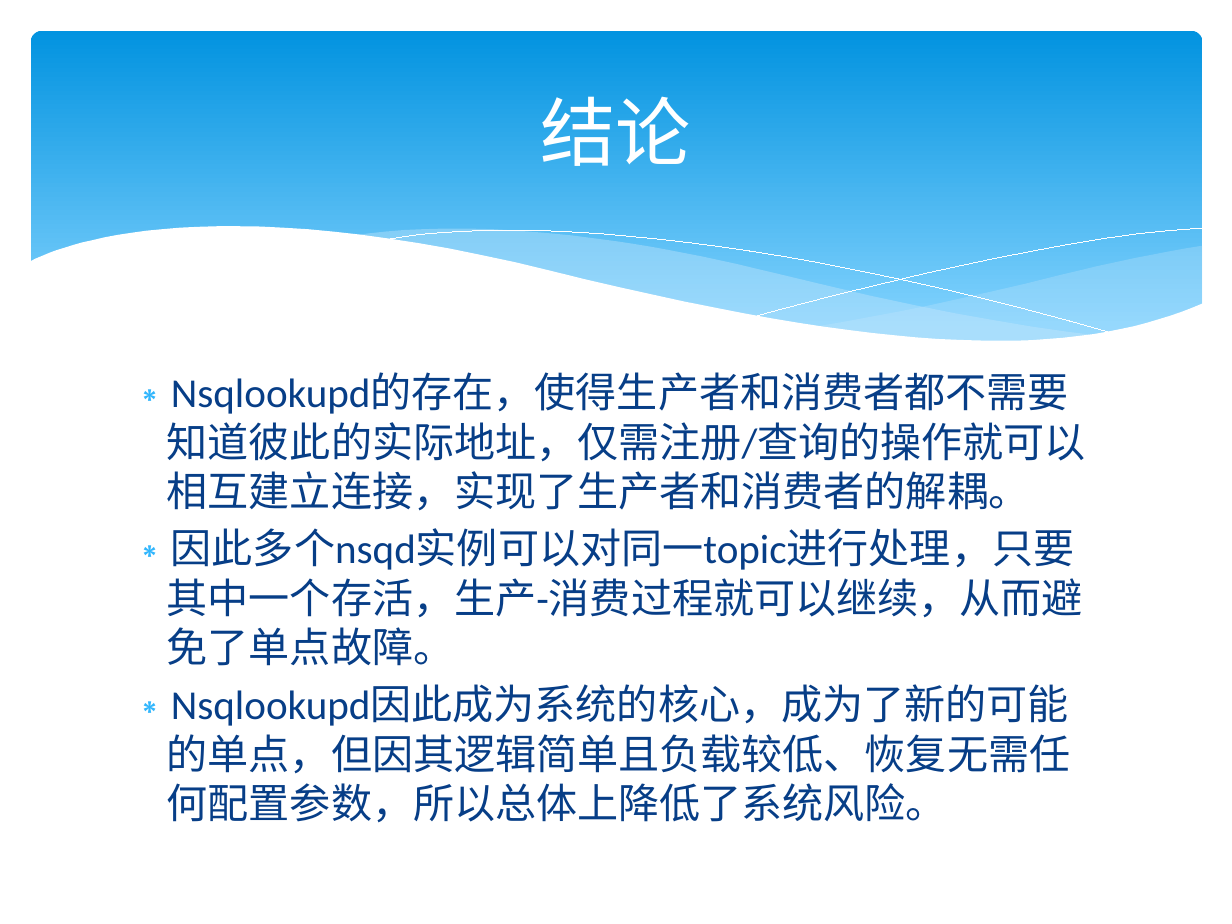
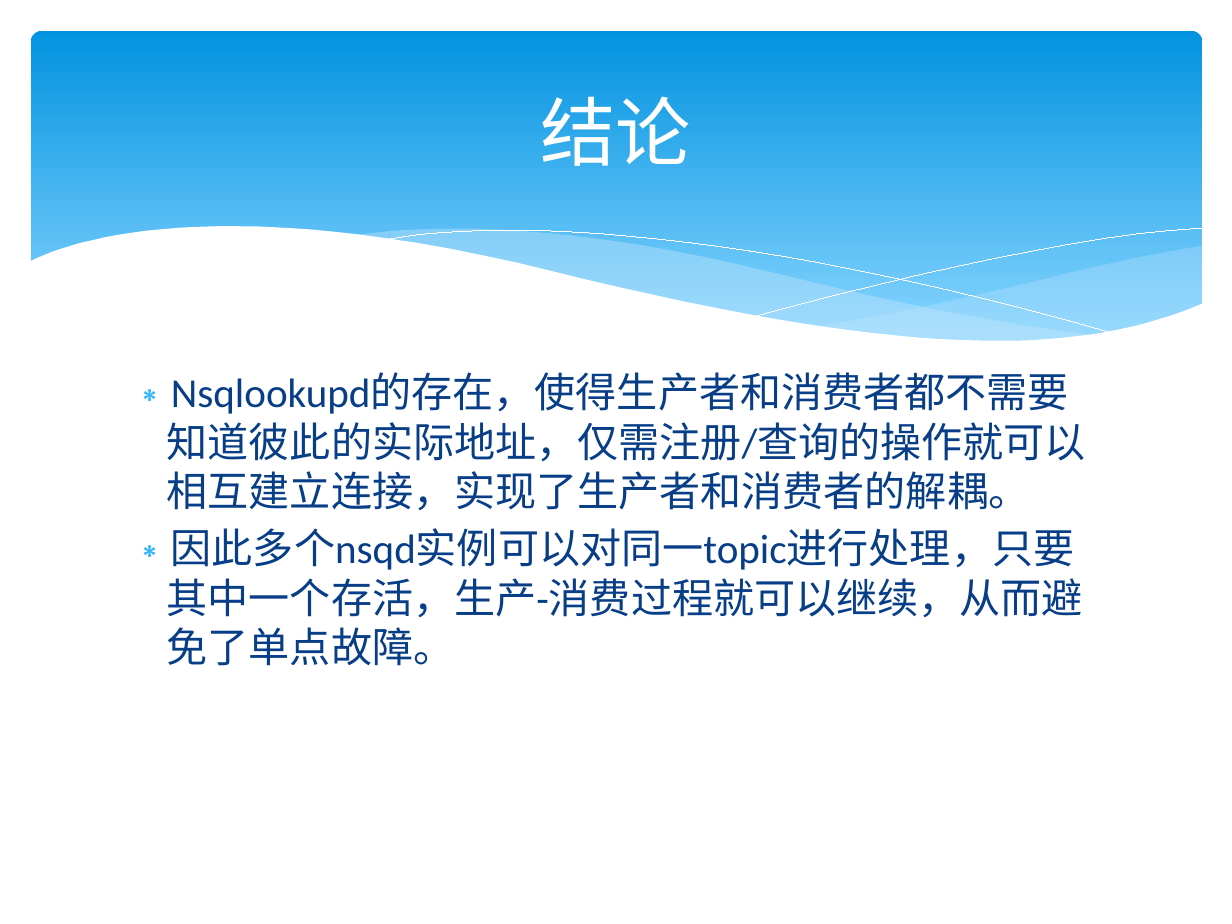
Before and after one commit to HappyTechGroup/share-material, a slide deck: slide 17 of 3rd-phase/分布式消息队列2.pptx (slide 16 before the commit). Drawn at 1232x924 pixels with LibreOffice and Linux fonts; fonts in the diff are those of the drawing. Boxes give left, top, right and bottom in pixels: in the first picture for what was removed or moved away, otherwise in the second. Text is boxed around its words. In the diff, an @@ line names an element or a change of style, - is before the commit and + after.

```diff
--- a/3rd-phase/分布式消息队列2.pptx
+++ b/3rd-phase/分布式消息队列2.pptx
@@ text at (x1=167, y1=686, x2=1071, y2=823): paragraph removed @@
-∗ Nsqlookupd因此成为系统的核心，成为了新的可能的单点，但因其逻辑简单且负载较低、恢复无需任何配置参数，所以总体上降低了系统风险。
```
Also in this commit, not shown: 2 slides added, 3 other files.
